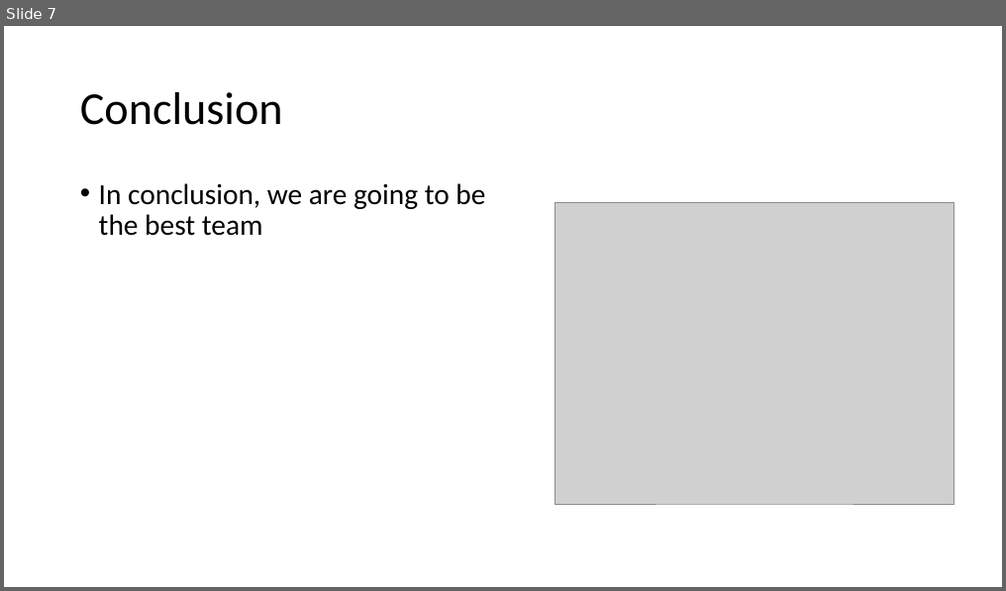
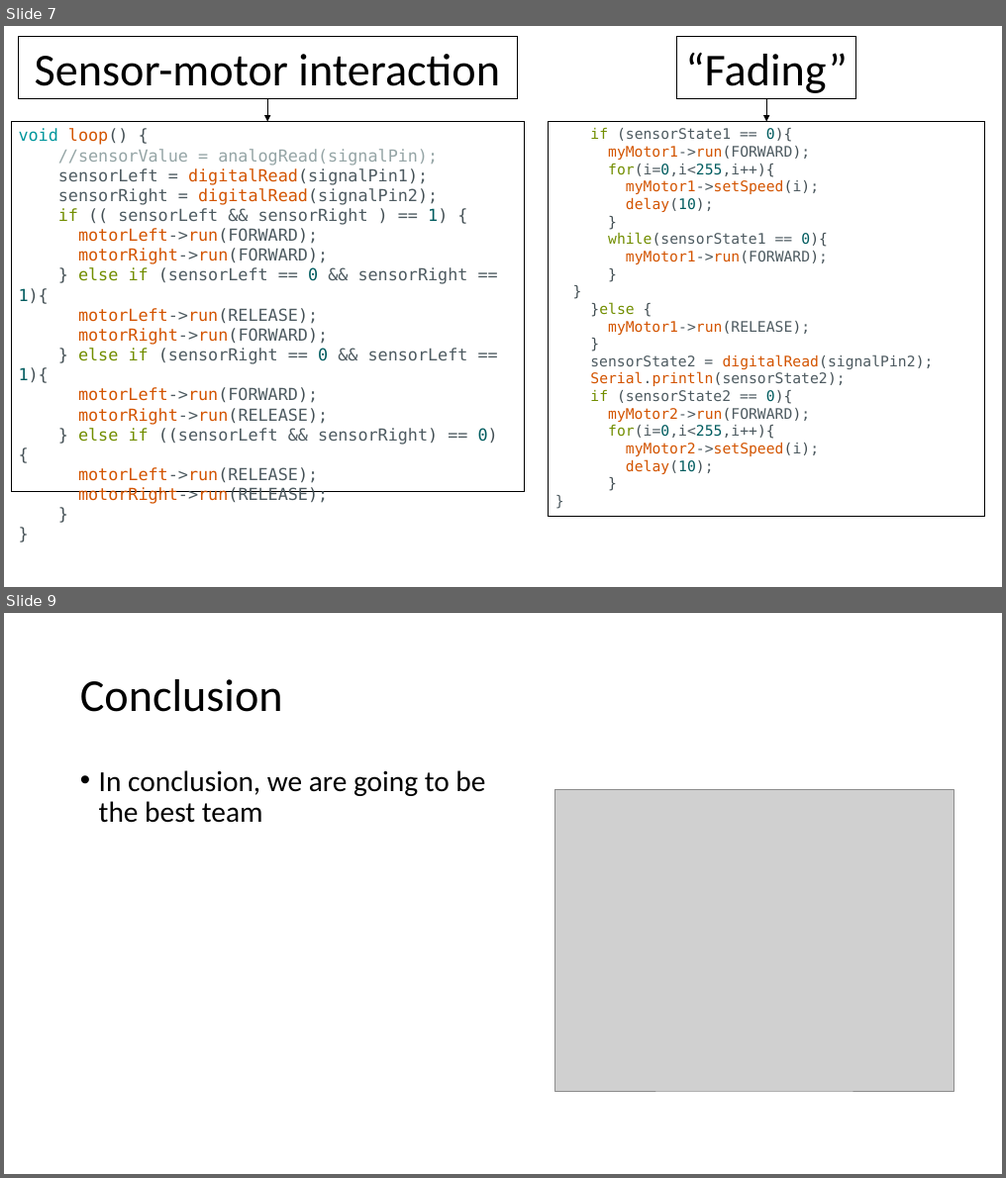
Before and after one commit to Lev-Davies/IDP, a slide deck: Documentation/IDP_first_presentation.pptx. Shown one above the other, each under a label of ours: slide 7 before the commit, slides 7 and 9 after it; the slides between them are not shown. The pictures are 1006x591 and 1006x1178 pixels, drawn with LibreOffice and Linux fonts; fonts in the diff are those of the drawing; grey boxes stand for pictures. Boxes give left, top, right and bottom in pixels: in the first picture for what was removed or moved away, otherwise in the second. Text is boxed around its words. In the diff, an @@ line names an element or a change of style, - is before the commit and + after.

```diff
--- a/Documentation/IDP_first_presentation.pptx
+++ b/Documentation/IDP_first_presentation.pptx
@@ slide 7 added at [4,26,1002,587], background #FFFFFF @@
@@ rectangle added at [18,36,518,98], outline #000000 0.75 pt, 44 pt, text #000000 @@
+Sensor-motor interaction
@@ rectangle added at [677,36,856,98], outline #000000 0.75 pt, 44 pt, text #000000 @@
+“Fading”
@@ arrow added from (267, 99) to (267, 122), #000000 0.5 pt @@
@@ arrow added from (767, 99) to (767, 122), #000000 0.5 pt @@
@@ rectangle added at [11,122,524,492], outline #000000 0.75 pt, 16 pt, text #4E5B61 @@
+void loop() {
+//sensorValue = analogRead(signalPin);
+sensorLeft = digitalRead(signalPin1);
+sensorRight = digitalRead(signalPin2);
+if (( sensorLeft && sensorRight ) == 1) {
+motorLeft->run(FORWARD);
+motorRight->run(FORWARD);
+} else if (sensorLeft == 0 && sensorRight == 1){
+motorLeft->run(RELEASE);
+motorRight->run(FORWARD);
+} else if (sensorRight == 0 && sensorLeft == 1){
+motorLeft->run(FORWARD);
+motorRight->run(RELEASE);
+} else if ((sensorLeft && sensorRight) == 0) {
+motorLeft->run(RELEASE);
+motorRight->run(RELEASE);
+}
+}
@@ rectangle added at [548,122,985,517], outline #000000 0.75 pt, 14 pt, text #4E5B61 @@
+if (sensorState1 == 0){
+myMotor1->run(FORWARD);
+for(i=0,i<255,i++){
+myMotor1->setSpeed(i);
+delay(10);
+}
+while(sensorState1 == 0){
+myMotor1->run(FORWARD);
+}
+}
+}else {
+myMotor1->run(RELEASE);
+}
+sensorState2 = digitalRead(signalPin2);
+Serial.println(sensorState2);
+if (sensorState2 == 0){
+myMotor2->run(FORWARD);
+for(i=0,i<255,i++){
+myMotor2->setSpeed(i);
+delay(10);
+}
+}
@@ what was slide 7 is now slide 9 @@
```
Also in this commit, not shown: 2 other slides added, 1 slide removed.
